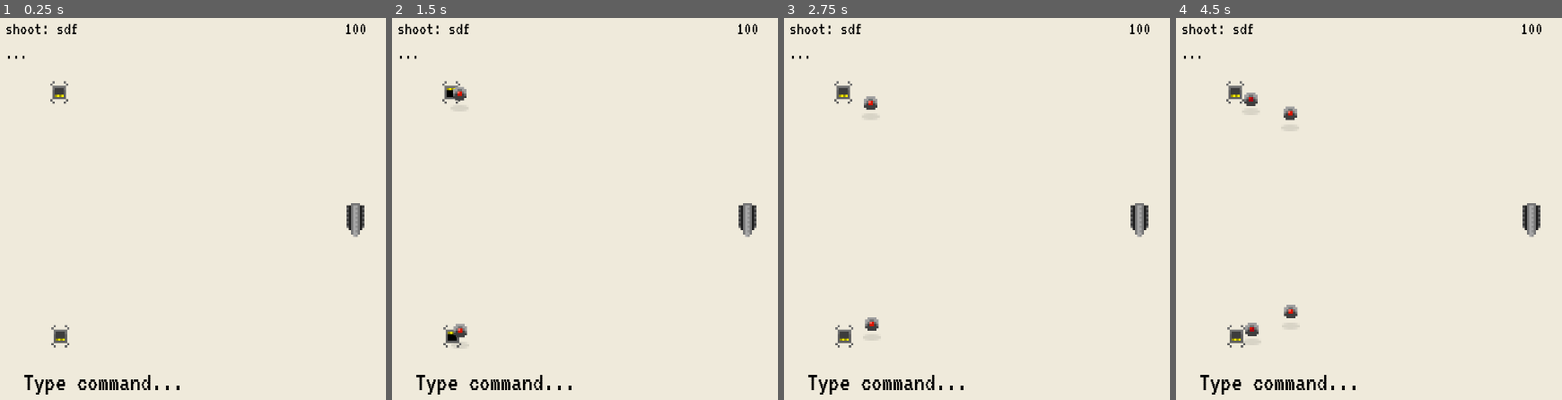
Above: before the commit, frames 1-4 (left to right).
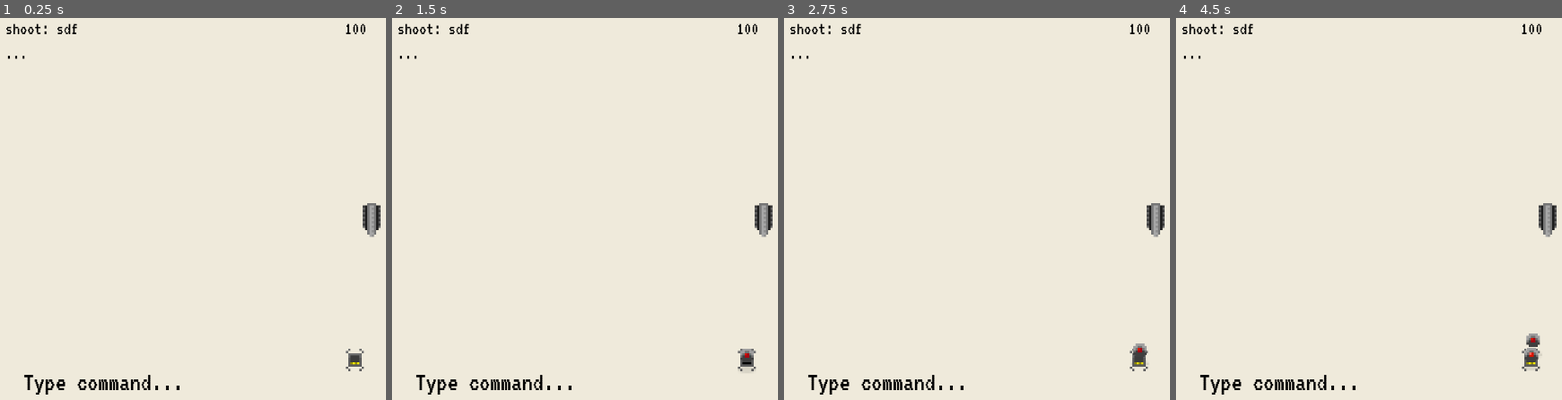
Above: after the commit, the same moments.

Repository: Anudin/LD41
Game: Godot game, scene res://Main.tscn
The game is run twice, just before and just after one commit, with the same random seed, the same clock (stepped at 60 frames per second) and the same inputs.
Inputs:
- Up to frame 1 (0.25 s): no input
- Up to frame 2 (1.5 s): tap Enter at 0.5, 0.6 s; tap Space at 0.77 s; tap Backspace at 1.35 s
- Up to frame 3 (2.75 s): tap Space at 1.52 s; tap Delete at 2.1 s
- Up to frame 4 (4.5 s): tap Enter at 2.85 s; tap Space at 3.02, 3.77 s; tap Backspace at 3.6 s; tap Delete at 4.35 s

The runs differ from the first frame. In frame 1, 1.1% of the frame differs, in the area x 13-99%, y 16-93%; in frame 2, 1.3%; in frame 3, 1.4%; in frame 4, 1.8%.

Commit message:
Differentiate trigger / collider on AI

Diff:
--- a/AI/AI.gd
+++ b/AI/AI.gd
@@ -1,4 +1,7 @@
 extends AnimatedSprite
+
+onready var collider_id = $Area2D/CollisionShape2D.get_position_in_parent()
+onready var explosion_trigger_id = $Area2D/ExplosionTrigger.get_position_in_parent()
 
 func _ready():
 	# Called every time the node is added to the scene.
--- a/AI/AI.tscn
+++ b/AI/AI.tscn
@@ -30,7 +30,12 @@
 [sub_resource type="RectangleShape2D" id=2]
 
 custom_solver_bias = 0.0
-extents = Vector2( 6.92947, 7.09068 )
+extents = Vector2( 3.40107, 3.61405 )
+
+[sub_resource type="CircleShape2D" id=4]
+
+custom_solver_bias = 0.0
+radius = 10.0
 
 [sub_resource type="Animation" id=3]
 
@@ -57,6 +62,7 @@
 scale = Vector2( 4, 4 )
 frames = SubResource( 1 )
 animation = "default"
+frame = 1
 playing = true
 script = ExtResource( 9 )
 _sections_unfolded = [ "Offset", "Transform" ]
@@ -75,6 +81,7 @@
 linear_damp = 0.1
 angular_damp = 1.0
 collision_layer = 2
+collision_mask = 5
 audio_bus_override = false
 audio_bus_name = "Master"
 _sections_unfolded = [ "Collision" ]
@@ -82,6 +89,10 @@
 [node name="CollisionShape2D" type="CollisionShape2D" parent="Area2D" index="0"]
 
 shape = SubResource( 2 )
+
+[node name="ExplosionTrigger" type="CollisionShape2D" parent="Area2D" index="1"]
+
+shape = SubResource( 4 )
 
 [node name="AnimationPlayer" type="AnimationPlayer" parent="." index="3"]
 
@@ -98,4 +109,4 @@
 
 texture = ExtResource( 12 )
 
-[connection signal="area_entered" from="Area2D" to="AttackPlayer" method="_on_area_entered"]
+[connection signal="area_shape_entered" from="Area2D" to="AttackPlayer" method="_on_area_shape_entered"]
--- a/AI/AttackPlayer.gd
+++ b/AI/AttackPlayer.gd
@@ -1,7 +1,7 @@
 extends Node
 
+onready var Player = $"/root/Main/Player"
 onready var Parent = get_parent()
-onready var Player = $"/root/Main/Player"
 
 const SLOWMOTION_FACTOR = 0.3
 
@@ -9,23 +9,21 @@
 var speed = 30
 
 func _ready():
-	# Called every time the node is added to the scene.
-	# Initialization here
 	pass
 
 func _process(delta):
 	var angle_to_player = rad2deg(Parent.get_angle_to(Player.position))
 	var modifiers = 1
 
-	if Player.direction == Vector2(0,0):
+	if Player.velocity == Vector2(0,0):
 		modifiers *= SLOWMOTION_FACTOR
 
 	Parent.position += (Player.position - Parent.position).normalized() * speed * delta * modifiers
 
 func _on_animation_finished():
-	pass#Parent.queue_free()
+	pass
 
-func _on_area_entered(area):
+func explode():
 	set_process(false)
 	Parent.z_index = -1
 	Parent.get_node("Shadow").hide()
@@ -34,5 +32,13 @@
 	Parent.rotate(deg2rad(randi()%135-90))
 	Parent.play("explode")
 
-	if area == Player.get_node("Area2D"):
-		Player._on_hit()
+func _on_area_shape_entered(area_id, area, area_shape, self_shape):
+	match self_shape:
+		Parent.collider_id:
+			explode()
+		Parent.explosion_trigger_id:
+			if area != Player.get_node("Area2D"):
+				return
+
+			explode()
+			Player._on_hit()
--- a/Main.tscn
+++ b/Main.tscn
@@ -167,11 +167,7 @@
 
 [node name="Spawn" parent="Level" index="9" instance=ExtResource( 5 )]
 
-position = Vector2( 112.245, 139.068 )
-
-[node name="Spawn2" parent="Level" index="10" instance=ExtResource( 5 )]
-
-position = Vector2( 113.573, 572.874 )
+position = Vector2( 638.946, 615.432 )
 
 [node name="Bullets" type="Node2D" parent="." index="2"]
 
@@ -179,7 +175,7 @@
 
 [node name="Player" parent="." index="4" instance=ExtResource( 6 )]
 
-position = Vector2( 640, 360 )
+position = Vector2( 668.527, 360 )
 
 [connection signal="queue_updated" from="UI/TextInput" to="." method="_on_queue_updated"]
 
--- a/Player/Bullet.gd
+++ b/Player/Bullet.gd
@@ -1,4 +1,6 @@
 extends Sprite
+
+var AI = preload("res://AI/AI.gd")
 
 var direction = Vector2(0,0)
 var speed = 600
@@ -17,6 +19,7 @@
 func _on_screen_exited():
 	queue_free()
 
-func _on_area_entered(area):
-	$Area2D/CollisionShape2D.disabled = true
-	queue_free()
+func _on_area_shape_entered(area_id, area, area_shape, self_shape):
+	if area.get_parent().name == "AI" and area_shape == area.get_parent().collider_id:
+		$Area2D/CollisionShape2D.disabled = true
+		queue_free()
--- a/Player/Bullet.tscn
+++ b/Player/Bullet.tscn
@@ -25,7 +25,7 @@
 linear_damp = 0.1
 angular_damp = 1.0
 collision_layer = 4
-collision_mask = 2
+collision_mask = 10
 audio_bus_override = false
 audio_bus_name = "Master"
 _sections_unfolded = [ "Collision" ]
@@ -41,6 +41,6 @@
 scale = Vector2( 0.0723362, 0.0742961 )
 rect = Rect2( -2, -2, 4, 4 )
 
-[connection signal="area_entered" from="Area2D" to="." method="_on_area_entered"]
+[connection signal="area_shape_entered" from="Area2D" to="." method="_on_area_shape_entered"]
 
 [connection signal="screen_exited" from="VisibilityNotifier2D" to="." method="_on_screen_exited"]
--- a/Spawns/Spawn.tscn
+++ b/Spawns/Spawn.tscn
@@ -35,7 +35,7 @@
 custom_solver_bias = 0.0
 extents = Vector2( 4.29355, 5.30812 )
 
-[node name="Spawn" type="AnimatedSprite" index="0"]
+[node name="Spawn" type="AnimatedSprite"]
 
 scale = Vector2( 4, 4 )
 frames = SubResource( 1 )
Not shown: 1 places in AI/AI.tscn that only renumber resources
Not shown: 4 places in Player/Player.tscn that only renumber resources
